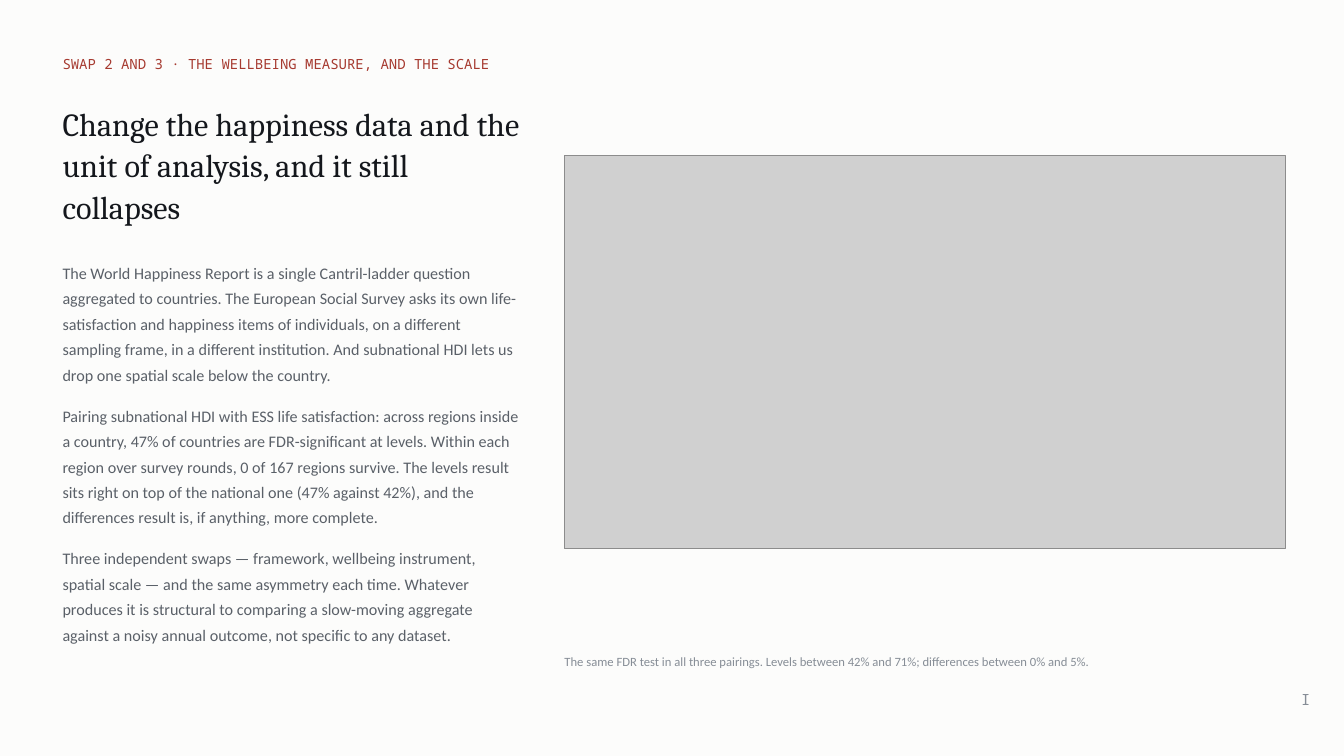
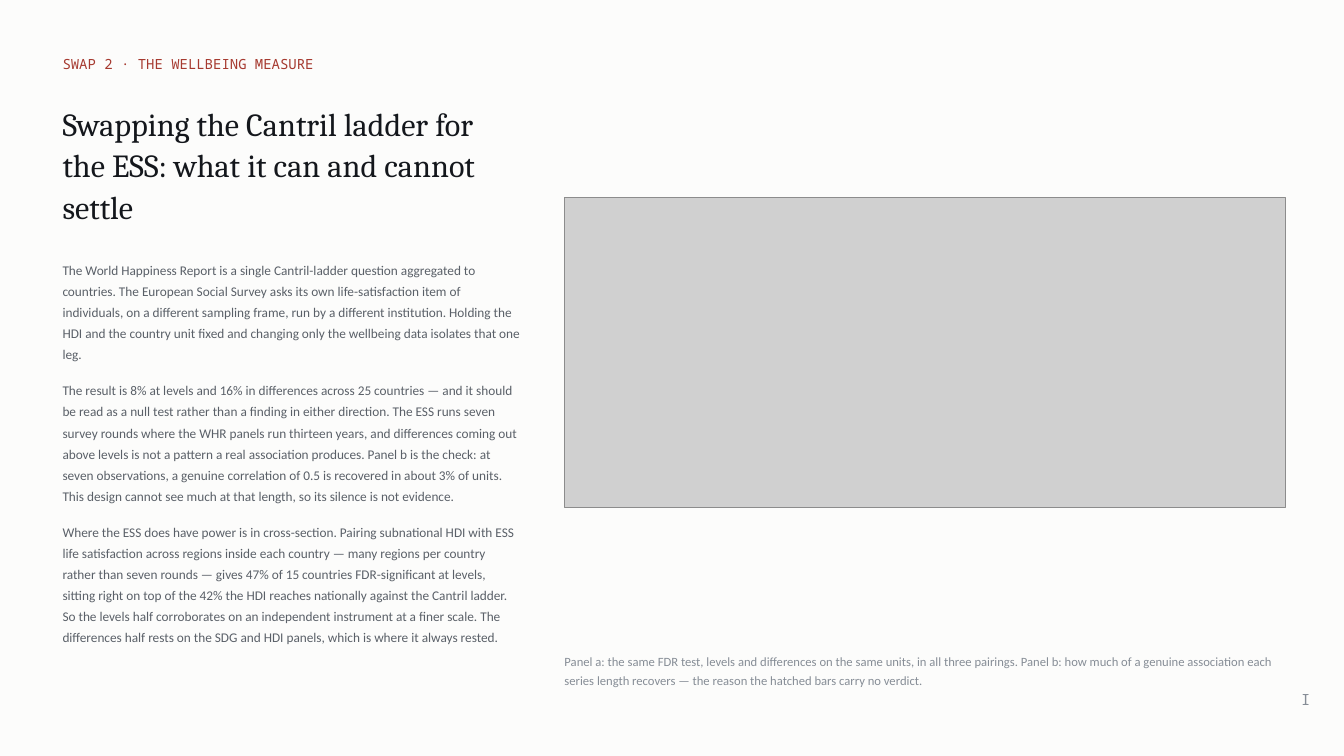
Before and after one commit to cwejnert/HDI-Happiness, a slide deck: slide 6 of deck/Measured_Where_It_Varies.pptx. Drawn at 1344x756 pixels with LibreOffice and Linux fonts; fonts in the diff are those of the drawing; grey boxes stand for pictures. Boxes give left, top, right and bottom in pixels: in the first picture for what was removed or moved away, otherwise in the second. Text is boxed around its words. In the diff, an @@ line names an element or a change of style, - is before the commit and + after.

```diff
--- a/deck/Measured_Where_It_Varies.pptx
+++ b/deck/Measured_Where_It_Varies.pptx
@@ text at (x1=63, y1=59, x2=314, y2=69): text changed @@
-SWAP 2 AND 3 · THE WELLBEING MEASURE, AND THE SCALE
+SWAP 2 · THE WELLBEING MEASURE
@@ text at (x1=63, y1=113, x2=475, y2=220): text changed @@
-Change the happiness data and the unit of analysis, and it still collapses
+Swapping the Cantril ladder for the ESS: what it can and cannot settle
@@ picture resized from (x1=565, y1=155, x2=1286, y2=548) to (x1=565, y1=198, x2=1286, y2=507) @@
@@ text at (x1=63, y1=266, x2=520, y2=644): text changed; size 11.5 to 9.5 pt @@
-The World Happiness Report is a single Cantril-ladder question aggregated to countries. The European Social Survey asks its own life-satisfaction and happiness items of individuals, on a different sampling frame, in a different institution. And subnational HDI lets us drop one spatial scale below the country.
-Pairing subnational HDI with ESS life satisfaction: across regions inside a country, 47% of countries are FDR-significant at levels. Within each region over survey rounds, 0 of 167 regions survive. The levels result sits right on top of the national one (47% against 42%), and the differences result is, if anything, more complete.
-Three independent swaps — framework, wellbeing instrument, spatial scale — and the same asymmetry each time. Whatever produces it is structural to comparing a slow-moving aggregate against a noisy annual outcome, not specific to any dataset.
+The World Happiness Report is a single Cantril-ladder question aggregated to countries. The European Social Survey asks its own life-satisfaction item of individuals, on a different sampling frame, run by a different institution. Holding the HDI and the country unit fixed and changing only the wellbeing data isolates that one leg.
+The result is 8% at levels and 16% in differences across 25 countries — and it should be read as a null test rather than a finding in either direction. The ESS runs seven survey rounds where the WHR panels run thirteen years, and differences coming out above levels is not a pattern a real association produces. Panel b is the check: at seven observations, a genuine correlation of 0.5 is recovered in about 3% of units. This design cannot see much at that length, so its silence is not evidence.
+Where the ESS does have power is in cross-section. Pairing subnational HDI with ESS life satisfaction across regions inside each country — many regions per country rather than seven rounds — gives 47% of 15 countries FDR-significant at levels, sitting right on top of the 42% the HDI reaches nationally against the Cantril ladder. So the levels half corroborates on an independent instrument at a finer scale. The differences half rests on the SDG and HDI panels, which is where it always rested.
@@ text at (x1=564, y1=657, x2=1271, y2=687): text changed @@
-The same FDR test in all three pairings. Levels between 42% and 71%; differences between 0% and 5%.
+Panel a: the same FDR test, levels and differences on the same units, in all three pairings. Panel b: how much of a genuine association each series length recovers — the reason the hatched bars carry no verdict.
```
Also in this commit, not shown: 4 other slides changed, 3 other files.
